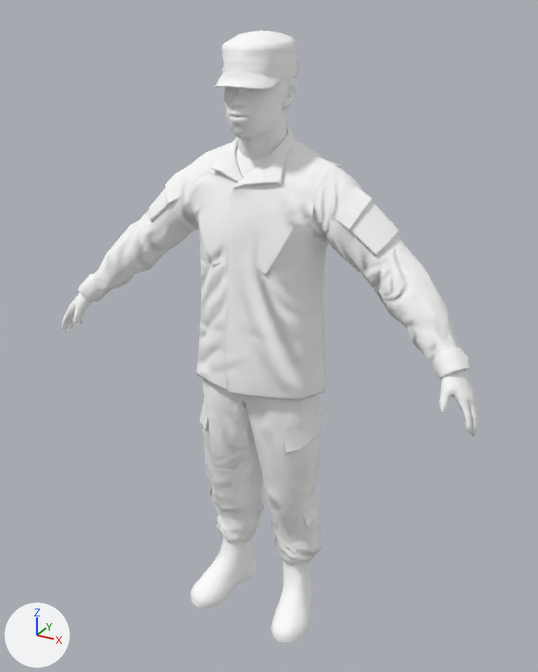
One commit to the glTF model assets/characters/military_male_06.glb: the scene before it, then after it.
Camera for both pictures: a 50 mm camera at (0.995, -1.777, 1.868) aimed at (0.009, 0.015, 0.972). The axes (+X, +Y, +Z) are drawn at lower left. The lights are the same throughout. The picture after the commit comes second. Where no turn or scale is listed for an object, it has been applied to the vertices.

In view in the first picture: 'Military_Male_06_mesh'.
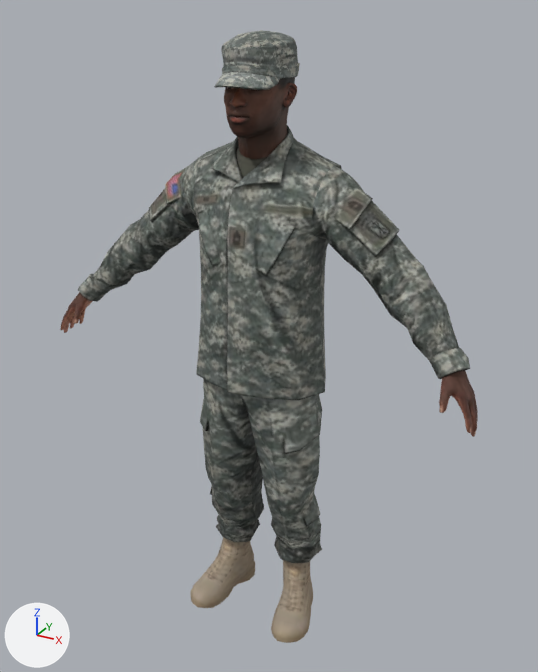
Changed parts and their boxes [x1, y1, x2, y2] in the pictures (538 x 672 px):
'Military_Male_06_mesh', surface changed (white to grey)
    both: [60, 30, 478, 643]

Edits to the bpy script that builds the scene:
```text
Add img_sm021_head_color_acu:
    img_sm021_head_color_acu = load_image('sm021_head_color_acu', '_unpacked/sm021_head_color_acu', 512, 512, 'sRGB')
Add img_sm021_body_color_acu:
    img_sm021_body_color_acu = load_image('sm021_body_color_acu', '_unpacked/sm021_body_color_acu', 512, 512, 'sRGB')
Change mat_sm021_body:
    where n0 = _N.new('ShaderNodeBsdfPrincipled'); n0.name = 'Principled BSDF'
    remove n0.inputs[0].default_value = (1.0, 1.0, 1.0, 1.0)  # 'Base Color', white #ffffff
    add n3 = _N.new('ShaderNodeTexImage'); n3.name = 'Image Texture'
    add n3.image = img_sm021_body_color_acu
    remove n3 = _N.new('ShaderNodeTexImage'); n3.name = 'Image Texture'
    remove n3.image = img_sm021_body_normal
    add n4 = _N.new('ShaderNodeTexImage'); n4.name = 'Image Texture.001'
    add n4.image = img_sm021_body_normal
    where n2 = _N.new('ShaderNodeNormalMap'); n2.name = 'Normal Map'
    remove _L.new(n3.outputs[0], n2.inputs[1])  # 'Color' to 'Color'
    add _L.new(n3.outputs[0], n0.inputs[0])  # 'Color' to 'Base Color'
    add _L.new(n4.outputs[0], n2.inputs[1])  # 'Color' to 'Color'
Change mat_sm021_head:
    where n0 = _N.new('ShaderNodeBsdfPrincipled'); n0.name = 'Principled BSDF'
    remove n0.inputs[0].default_value = (1.0, 1.0, 1.0, 1.0)  # 'Base Color', white #ffffff
    add n3 = _N.new('ShaderNodeTexImage'); n3.name = 'Image Texture'
    add n3.image = img_sm021_head_color_acu
    remove n3 = _N.new('ShaderNodeTexImage'); n3.name = 'Image Texture'
    remove n3.image = img_sm021_head_normal
    add n4 = _N.new('ShaderNodeTexImage'); n4.name = 'Image Texture.001'
    add n4.image = img_sm021_head_normal
    where n2 = _N.new('ShaderNodeNormalMap'); n2.name = 'Normal Map'
    remove _L.new(n3.outputs[0], n2.inputs[1])  # 'Color' to 'Color'
    add _L.new(n3.outputs[0], n0.inputs[0])  # 'Color' to 'Base Color'
    add _L.new(n4.outputs[0], n2.inputs[1])  # 'Color' to 'Color'
```
